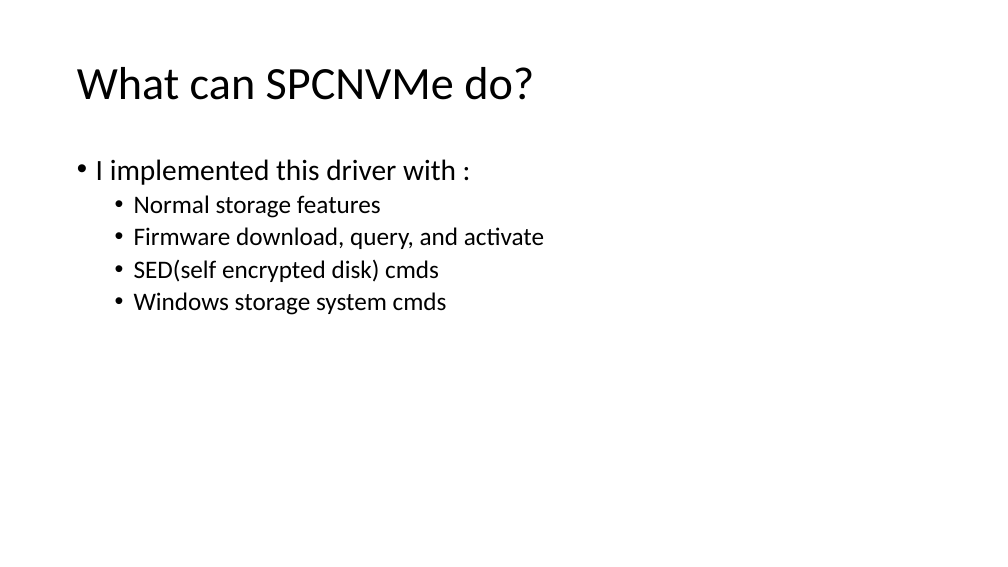
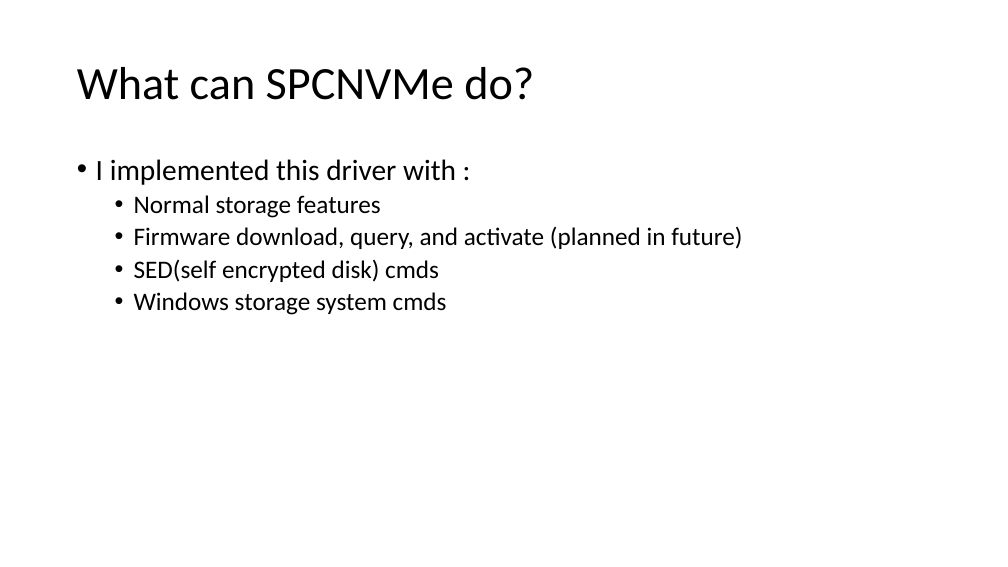
Before and after one commit to smokingpc/glendronach, a slide deck: slide 4 of doc/SPCNVMe_Introduction.pptx. Drawn at 1008x567 pixels with LibreOffice and Linux fonts; fonts in the diff are those of the drawing. Boxes give left, top, right and bottom in pixels: in the first picture for what was removed or moved away, otherwise in the second. Text is boxed around its words. In the diff, an @@ line names an element or a change of style, - is before the commit and + after.

```diff
--- a/doc/SPCNVMe_Introduction.pptx
+++ b/doc/SPCNVMe_Introduction.pptx
@@ text at (x1=134, y1=227, x2=742, y2=249): text changed @@
-  • Firmware download, query, and activate
+  • Firmware download, query, and activate (planned in future)
```
Also in this commit, not shown: 9 other slides changed, 4 slides added, 5 slides removed.
